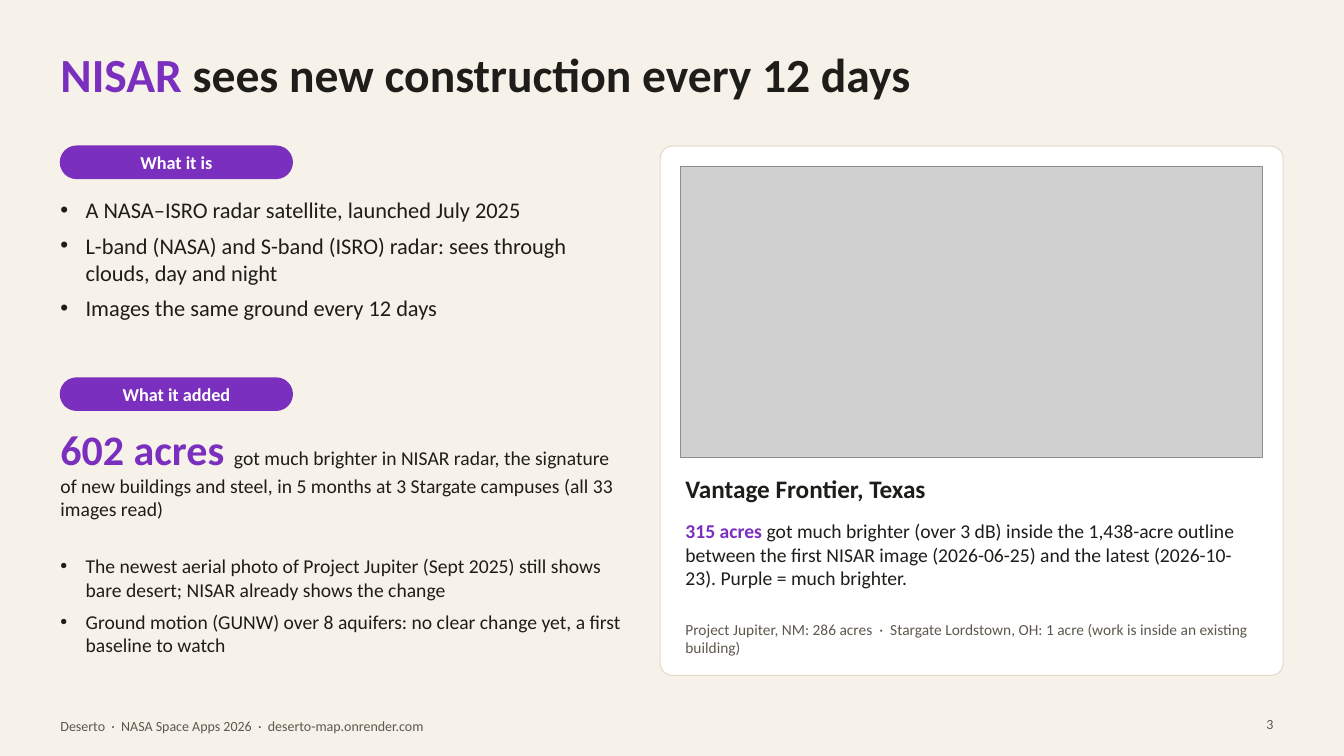
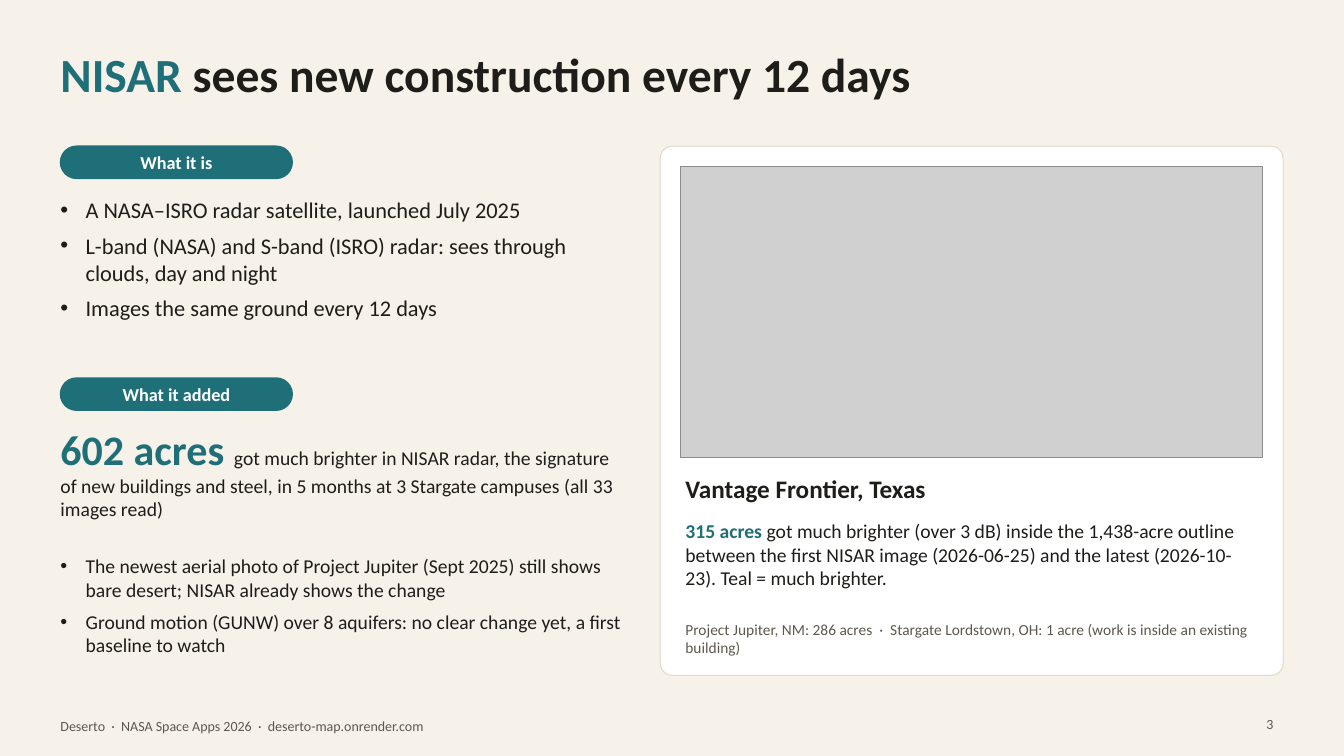
Before and after one commit to acho5750/NASA_Deserto, a slide deck: slide 3 of docs/deck/Data_Centers_and_Water_deck.pptx. Drawn at 1344x756 pixels with LibreOffice and Linux fonts; fonts in the diff are those of the drawing; grey boxes stand for pictures. Boxes give left, top, right and bottom in pixels: in the first picture for what was removed or moved away, otherwise in the second. Text is boxed around its words. In the diff, an @@ line names an element or a change of style, - is before the commit and + after.

```diff
--- a/docs/deck/Data_Centers_and_Water_deck.pptx
+++ b/docs/deck/Data_Centers_and_Water_deck.pptx
@@ title "NISAR sees new construction every ..." at <box>60,58,910,100</box>: text colour #7B2FBE to #1F6F78 in "NISAR" @@
@@ rounded rectangle at <box>60,146,292,178</box>: fill #7B2FBE to #1F6F78; outline #7B2FBE 1 pt to #1F6F78 1 pt @@
@@ rounded rectangle at <box>60,378,292,410</box>: fill #7B2FBE to #1F6F78; outline #7B2FBE 1 pt to #1F6F78 1 pt @@
@@ text "602 acres got much brighter ..." at <box>60,436,613,520</box>: text colour #7B2FBE to #1F6F78 in "602 acres" @@
@@ text at <box>685,524,1234,589</box>: text changed @@
-315 acres got much brighter (over 3 dB) inside the 1,438-acre outline between the first NISAR image (2026-06-25) and the latest (2026-10-23). Purple = much brighter.
+315 acres got much brighter (over 3 dB) inside the 1,438-acre outline between the first NISAR image (2026-06-25) and the latest (2026-10-23). Teal = much brighter.
```
Also in this commit, not shown: 5 other slides changed, 2 other files.
